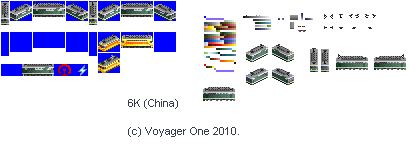
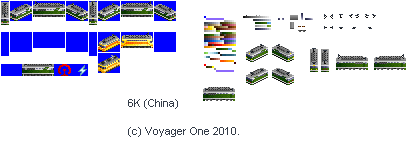
Layer changes from the first 416px x 152px image to the second:
painted on "China_China_Railways_6K.png" over [1, 8, 406, 101]
